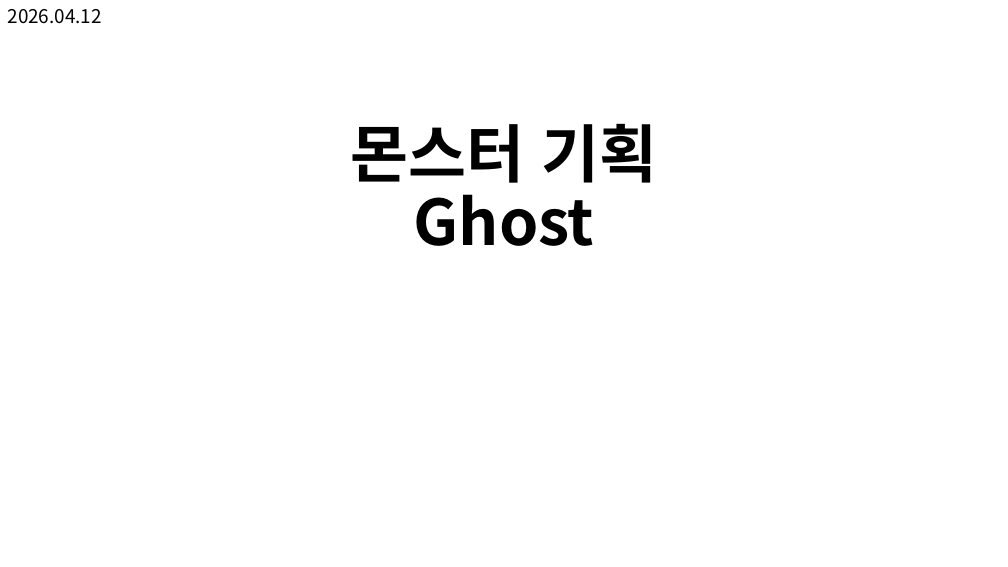
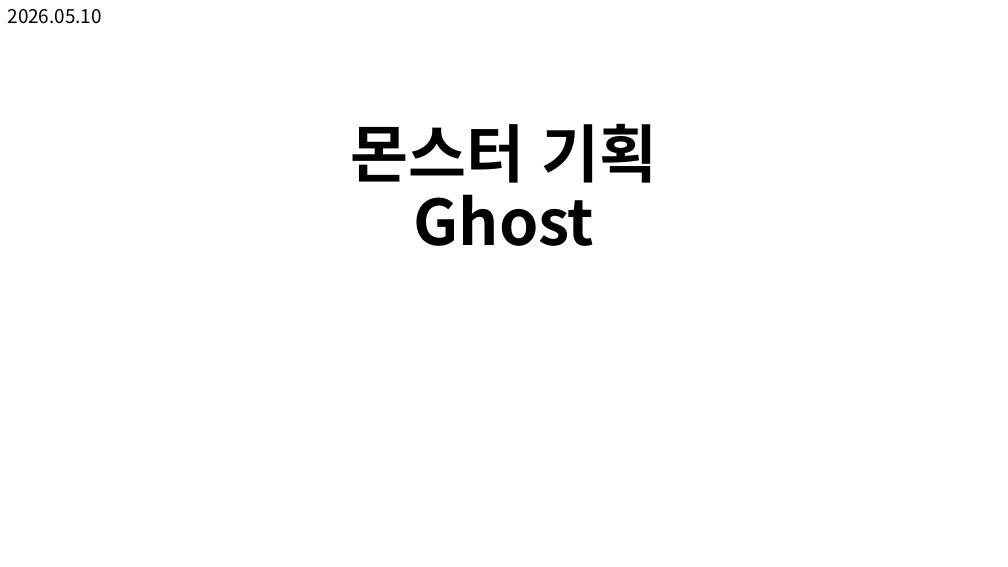
Before and after one commit to kimi5231/B1A2_project, a slide deck: slide 1 of 기획/몬스터 기획서_Ghost.pptx. Drawn at 1008x567 pixels with LibreOffice and Linux fonts; fonts in the diff are those of the drawing. Boxes give left, top, right and bottom in pixels: in the first picture for what was removed or moved away, otherwise in the second. Text is boxed around its words. In the diff, an @@ line names an element or a change of style, - is before the commit and + after.

Commit message:
Ghost 기획서 수정

```diff
--- a/기획/몬스터 기획서_Ghost.pptx
+++ b/기획/몬스터 기획서_Ghost.pptx
@@ text at [8, 9, 102, 24]: text changed @@
-2026.04.12
+2026.05.10
```
Also in this commit, not shown: 4 other slides changed, 1 slide added, 2 slides removed.
